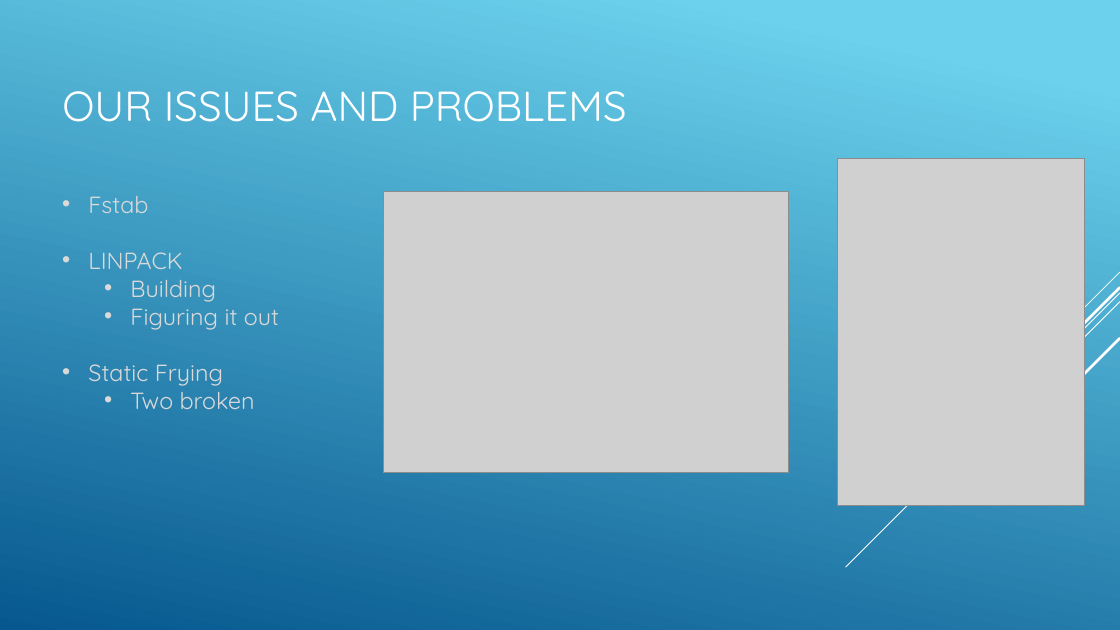
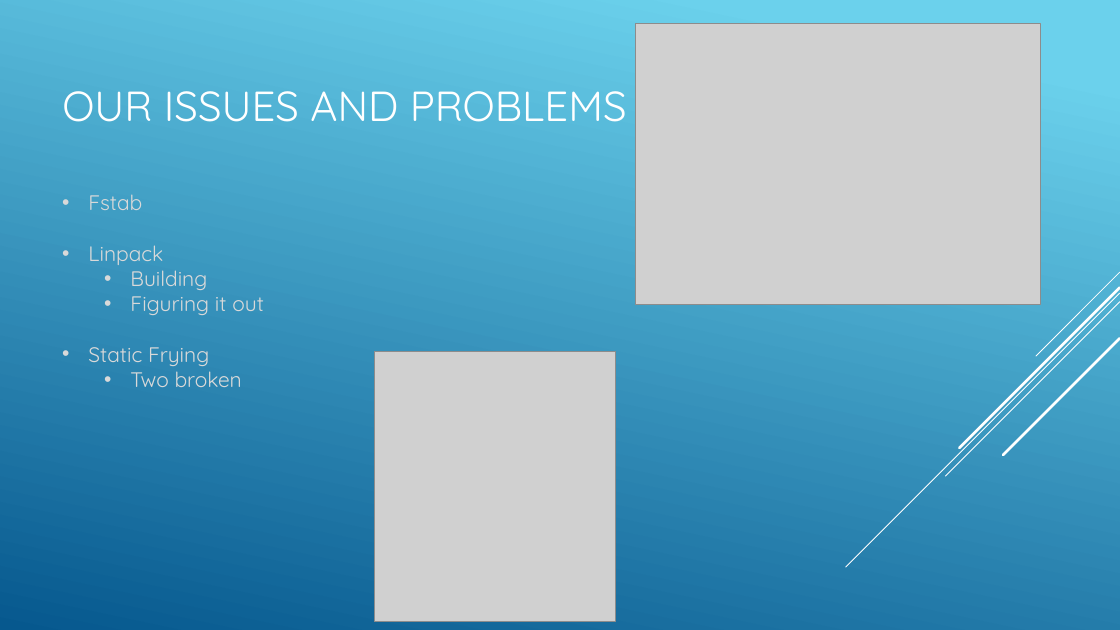
Before and after one commit to SDSMT-CSC464-F15/arm, a slide deck: slide 8 of Documents/ClientPresent2.pptx. Drawn at 1120x630 pixels with LibreOffice and Linux fonts; fonts in the diff are those of the drawing; grey boxes stand for pictures. Boxes give left, top, right and bottom in pixels: in the first picture for what was removed or moved away, otherwise in the second. Text is boxed around its words. In the diff, an @@ line names an element or a change of style, - is before the commit and + after.

```diff
--- a/Documents/ClientPresent2.pptx
+++ b/Documents/ClientPresent2.pptx
@@ picture moved from (x1=383, y1=192, x2=789, y2=473) to (x1=635, y1=24, x2=1041, y2=305) @@
@@ picture removed at (x1=839, y1=159, x2=1085, y2=506) @@
@@ text at (x1=88, y1=194, x2=264, y2=387): size 20 to 18 pt in "Fstab", "Building", "Figuring it out", "Static Frying" and 1 more places @@
@@ text at (x1=88, y1=245, x2=163, y2=265): text changed; size 20 to 18 pt @@
-• LINPACK
+• Linpack
@@ picture added at (x1=375, y1=352, x2=616, y2=622) @@
```
Also in this commit, not shown: 10 other slides changed.
